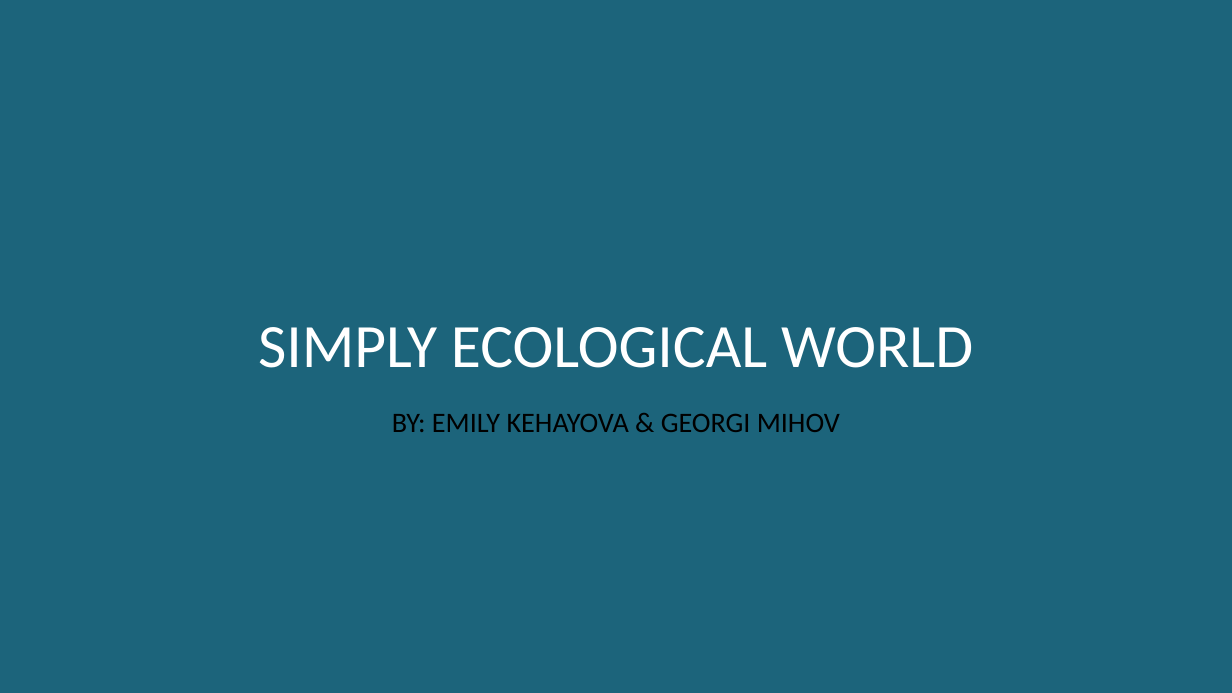
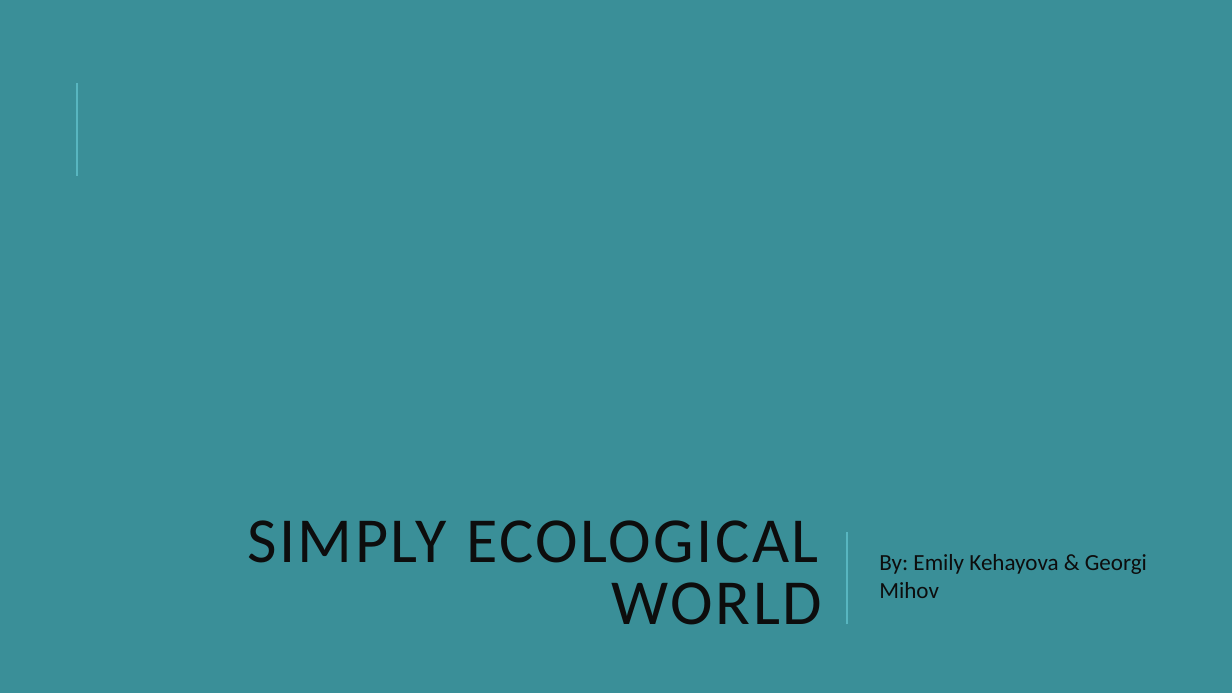
Before and after one commit to GAMihov18/SimplyEcologicalWorld, a slide deck: slide 1 of Simply ecological world presentation.pptx. Drawn at 1232x693 pixels with LibreOffice and Linux fonts; fonts in the diff are those of the drawing; background and template pictures are left out. Boxes give left, top, right and bottom in pixels: in the first picture for what was removed or moved away, otherwise in the second. Text is boxed around its words. In the diff, an @@ line names an element or a change of style, - is before the commit and + after.

```diff
--- a/Simply ecological world presentation.pptx
+++ b/Simply ecological world presentation.pptx
@@ background picture (left out) to #3A8F98 @@
@@ line added from (77, 176) to (77, 83), #58B6C0 1.5 pt @@
@@ title "SIMPLY ECOLOGICAL WORLD": place and size @@
-title "SIMPLY ECOLOGICAL WORLD" at bbox=[258, 327, 973, 368]
+title "SIMPLY ECOLOGICAL WORLD" at bbox=[247, 520, 822, 625]
@@ title "SIMPLY ECOLOGICAL WORLD" at bbox=[247, 520, 822, 625]: size 48 to 50 pt, text colour #FFFFFF to #0D0D0D, letter spacing 0 to 2 pt; alignment centre to right; line spacing 0.9 to 0.8; vertical alignment bottom to middle @@
@@ subtitle "By: Emily Kehayova & Georgi ..." at bbox=[879, 554, 1147, 598]: vertical alignment top to middle @@
@@ line added from (848, 625) to (848, 532), #58B6C0 1.5 pt @@
@@ subtitle at bbox=[879, 554, 1147, 598]: text changed; size 22 to 18 pt; text colour #000000 to #0D0D0D @@
-BY: EMILY KEHAYOVA & GEORGI MIHOV
+By: Emily Kehayova & Georgi Mihov
```
Also in this commit, not shown: 5 slides added, 2 slides removed, 8 other files.
